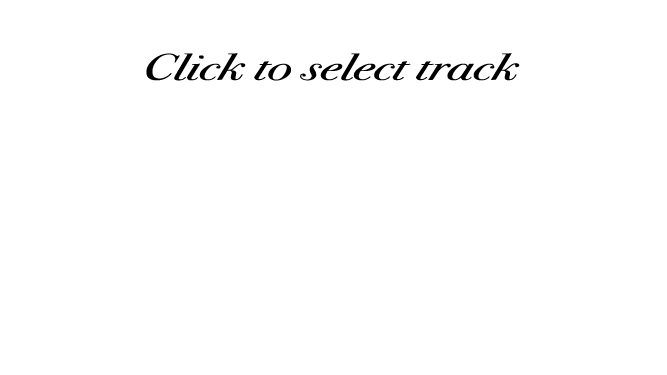
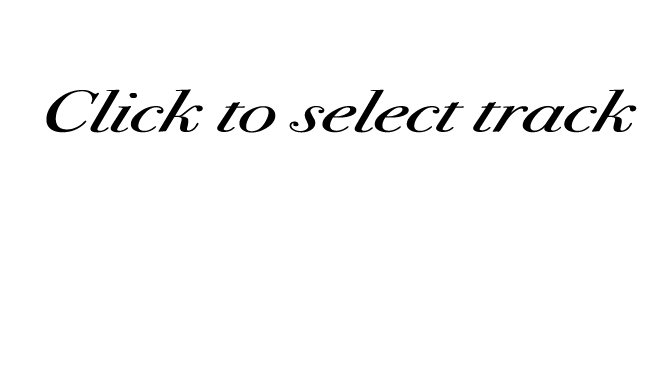
The second 667x375 image is a revision of the first. Changes to its layers:
painted on "Click to select track" over [46,53,637,133]
